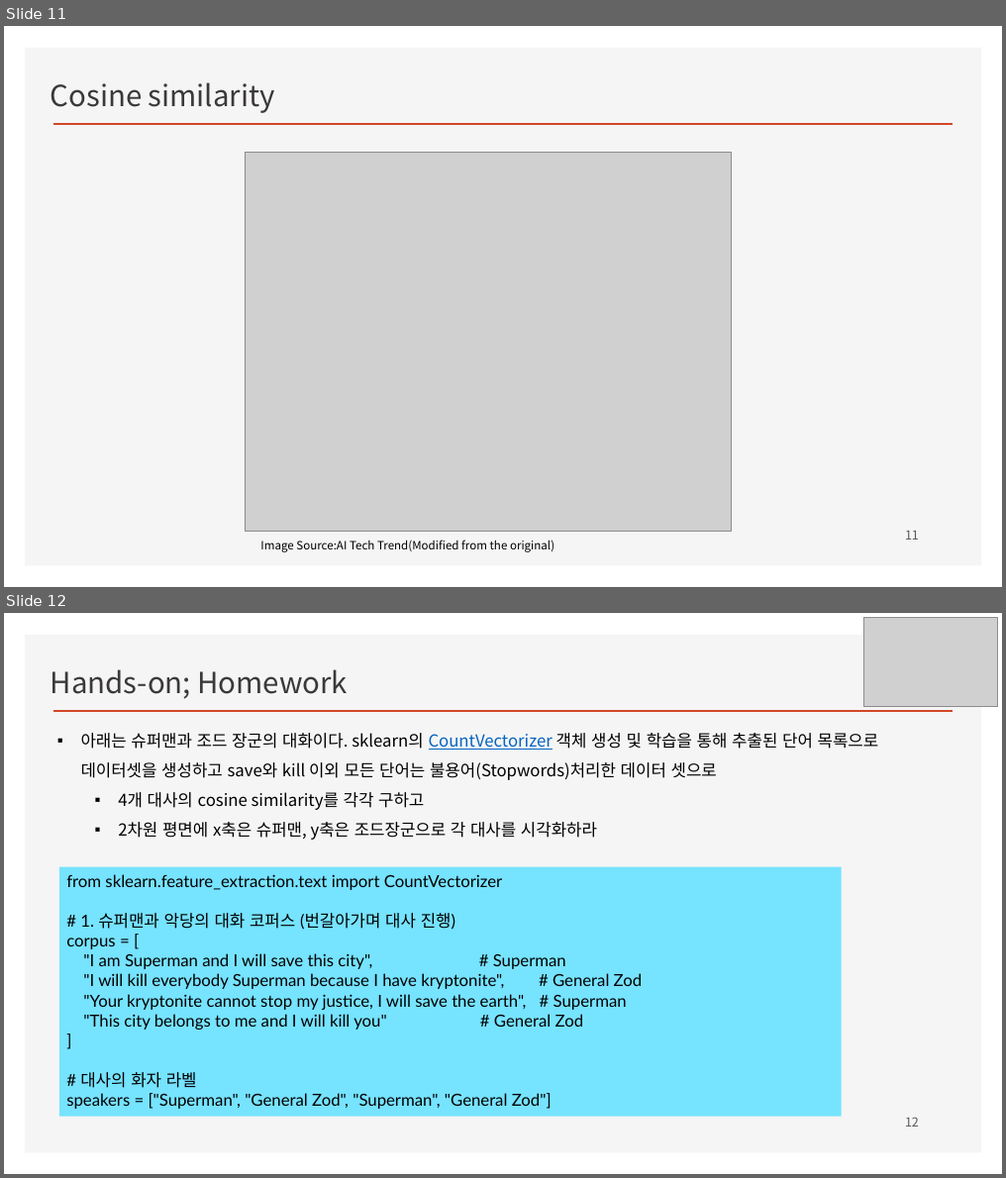
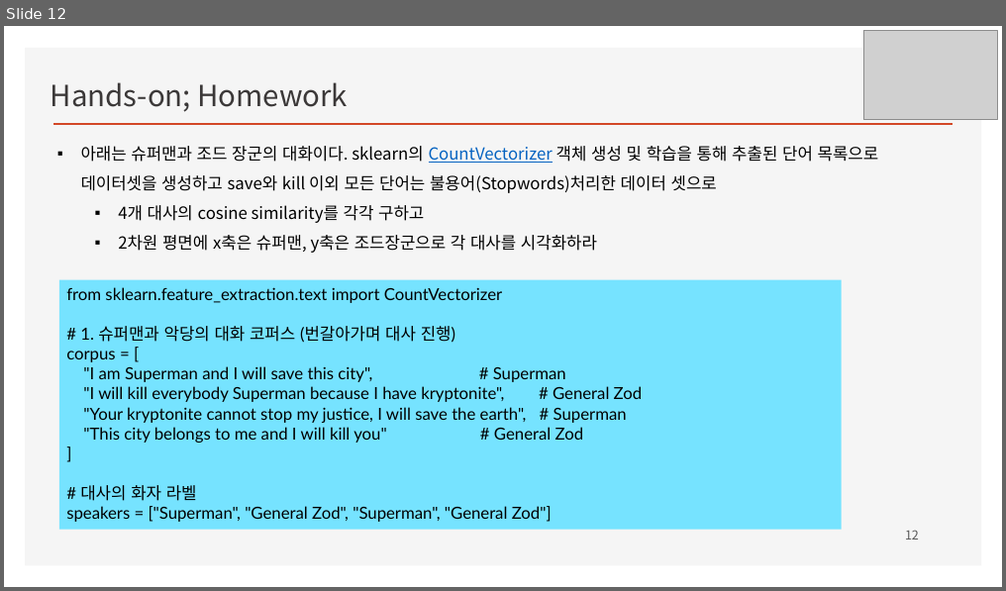
Before and after one commit to ancestor9/mathematics-for-machine-learning, a slide deck: Linear_Algebra/w8_Recommendation System.pptx. Shown one above the other, each under a label of ours: slides 11 and 12 before the commit, slide 12 after it. The pictures are 1006x1178 and 1006x591 pixels, drawn with LibreOffice and Linux fonts; fonts in the diff are those of the drawing; grey boxes stand for pictures; background and template pictures are left out. Boxes give left, top, right and bottom in pixels: in the first picture for what was removed or moved away, otherwise in the second. Text is boxed around its words. In the diff, an @@ line names an element or a change of style, - is before the commit and + after.

```diff
--- a/Linear_Algebra/w8_Recommendation System.pptx
+++ b/Linear_Algebra/w8_Recommendation System.pptx
@@ slide 11 removed at [4,26,1002,587], background #FFFFFF; not listed: 2 template elements that a slide beside it also shows @@
@@ text removed at [51,82,275,113] @@
-Cosine similarity
@@ picture removed at [245,153,732,531] @@
@@ text removed at [260,540,554,553] @@
-Image Source:AI Tech Trend(Modified from the original)
@@ page number removed at [905,531,919,540] @@
-11
```
Also in this commit, not shown: 8 slides changed, 8 slides added, 2 other slides removed.
